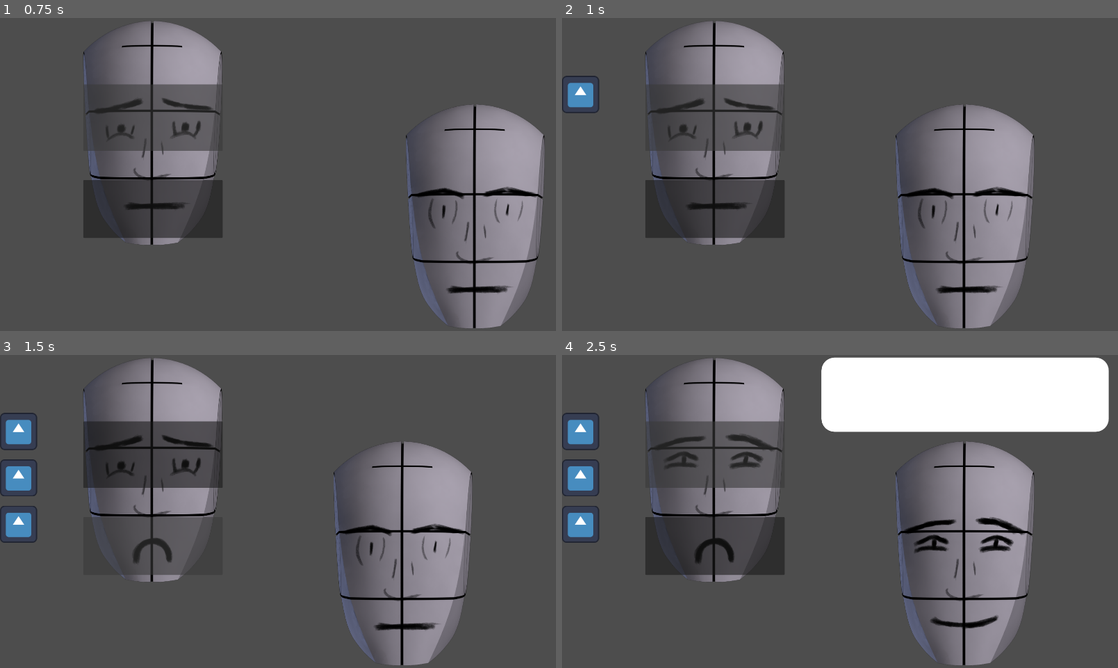
Above: before the commit, frames 1-4 (two rows, left to right).
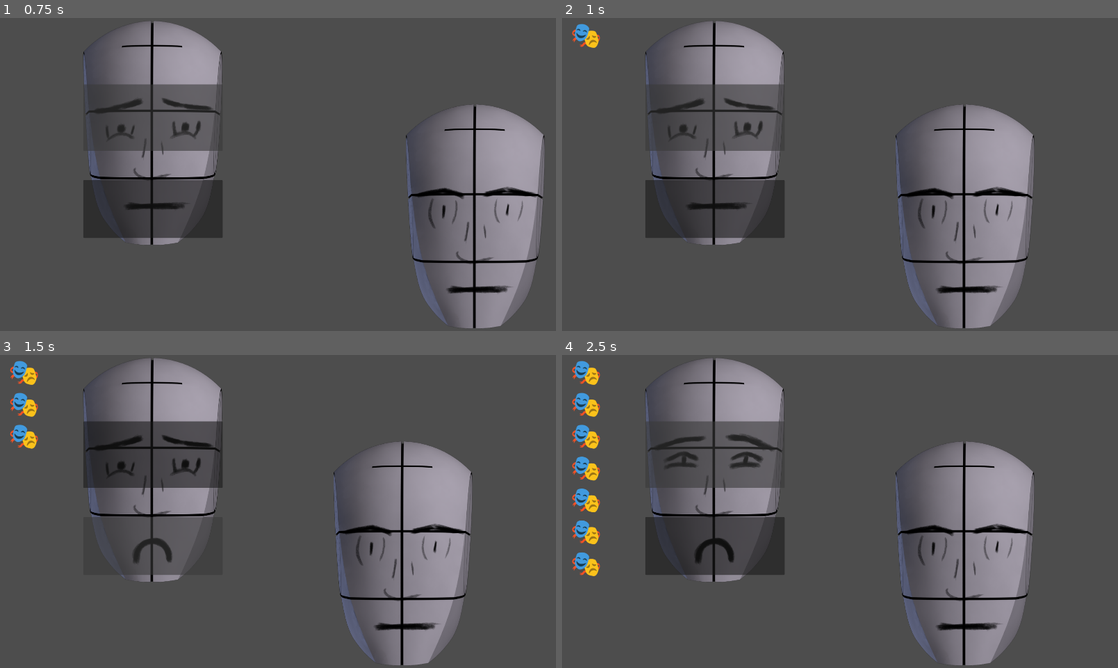
Above: after the commit, the same moments.

Repository: njamster/masking
Game: Godot game, scene res://levels/level_01.tscn
Same seed, same stepped clock (60 frames per second), same inputs: the game is played once before the commit and once after it. The engine's default icon, where the game draws it, is replaced by a stand-in: a white triangle on a blue panel in a dark square.
Inputs (mouse positions are in pixels of both pictures, inside the frame that each line leads up to):
- Up to frame 1 (0.75 s): click (155, 118) at 0.5 s
- Up to frame 2 (1 s): no input
- Up to frame 3 (1.5 s): click (155, 545) at 1.25 s
- Up to frame 4 (2.5 s): click (717, 455) at 2 s

Frame 1 is identical in both runs. In frame 2, 0.7% of the frame differs, in the area x 0-7%, y 1-31%; in frame 3, 2.0%; in frame 4, 16%, in the area x 0-99%, y 0-88%.

Commit message:
Improve mask visuals
... by using a Noto Color Emoji for its texture and spawning a particle
explesion effect when a mask gets depleted.

Diff:
--- a/levels/dialog.json
+++ b/levels/dialog.json
@@ -1,5 +1,5 @@
 {
-	"mask_count": 3,
+	"mask_count": 7,
 	"replies": {
 		"HAPPY": [
 			"You think that's funny!?!",
--- a/levels/level_01.gd
+++ b/levels/level_01.gd
@@ -62,7 +62,7 @@
 	await tween.finished
 
 	for i in range(mask_count):
-		$Masks.add_mask()
+		%Masks.add_mask()
 		await get_tree().create_timer(0.2).timeout
 
 	load_next_line()
@@ -124,6 +124,6 @@
 	var text = replies[emotion][randi() % replies[emotion].size()]
 	var text_speed = text.length() / chars_per_second
 	%Opponent.say(text, PRE_LINE_DELAY, text_speed, POST_LINE_DELAY)
-	$Masks.deplete_mask()
+	%Masks.deplete_mask()
 	await get_tree().create_timer(PRE_LINE_DELAY + text_speed + POST_LINE_DELAY).timeout
 	load_next_line()
--- a/levels/level_01.tscn
+++ b/levels/level_01.tscn
@@ -125,12 +125,12 @@
 [node name="Face" parent="OuterMargin/HBox/Opponent" unique_id=857911119 instance=ExtResource("3_mllcm")]
 layout_mode = 2
 
-[node name="Masks" type="VBoxContainer" parent="." unique_id=430644406]
-layout_mode = 0
-offset_top = 200.0
-offset_right = 128.0
-offset_bottom = 648.0
-theme_override_constants/separation = 32
+[node name="Masks" type="VBoxContainer" parent="OuterMargin" unique_id=430644406]
+unique_name_in_owner = true
+layout_mode = 2
+size_flags_horizontal = 0
+size_flags_vertical = 0
+theme_override_constants/separation = 8
 script = ExtResource("5_mllcm")
 
 [node name="WaitTime" type="Timer" parent="." unique_id=411682845]
--- a/levels/masks.gd
+++ b/levels/masks.gd
@@ -6,14 +6,20 @@
 
 func add_mask() -> void:
 	var icon = TextureRect.new()
-	icon.texture = load("res://icon.svg")
+	icon.texture = load("res://mask.png")
 	add_child(icon)
 
 
 func deplete_mask() -> void:
 	masks_depleted += 1
 
-	get_child(-1 * masks_depleted).modulate.a = 0.2
+	var depleted_mask := get_child(-1 * masks_depleted)
+	depleted_mask.self_modulate.a = 0.0
+	var particle_effect := preload("res://mask_depletion_particles.tscn").instantiate()
+	particle_effect.position = 0.5 * depleted_mask.size
+	particle_effect.emitting = true
+	depleted_mask.add_child(particle_effect)
+
 
 	if masks_depleted == get_child_count():
 		# TODO: game over
--- /dev/null
+++ b/mask_depletion_particles.tscn
@@ -0,0 +1,17 @@
+[gd_scene format=3 uid="uid://bv4iic8nkb5wk"]
+
+[sub_resource type="Gradient" id="Gradient_fajcx"]
+colors = PackedColorArray(0.25490198, 0.6039216, 0.87058824, 1, 0.9843137, 0.7607843, 0.105882354, 1)
+
+[node name="MaskDepletionParticles" type="CPUParticles2D" unique_id=1585624664]
+emitting = false
+amount = 80
+one_shot = true
+explosiveness = 0.8
+spread = 180.0
+gravity = Vector2(0, 0)
+initial_velocity_min = 85.0
+initial_velocity_max = 90.0
+scale_amount_min = 3.0
+scale_amount_max = 5.0
+color_ramp = SubResource("Gradient_fajcx")
Binary file added: mask.png
Not shown, added: mask.png.import
